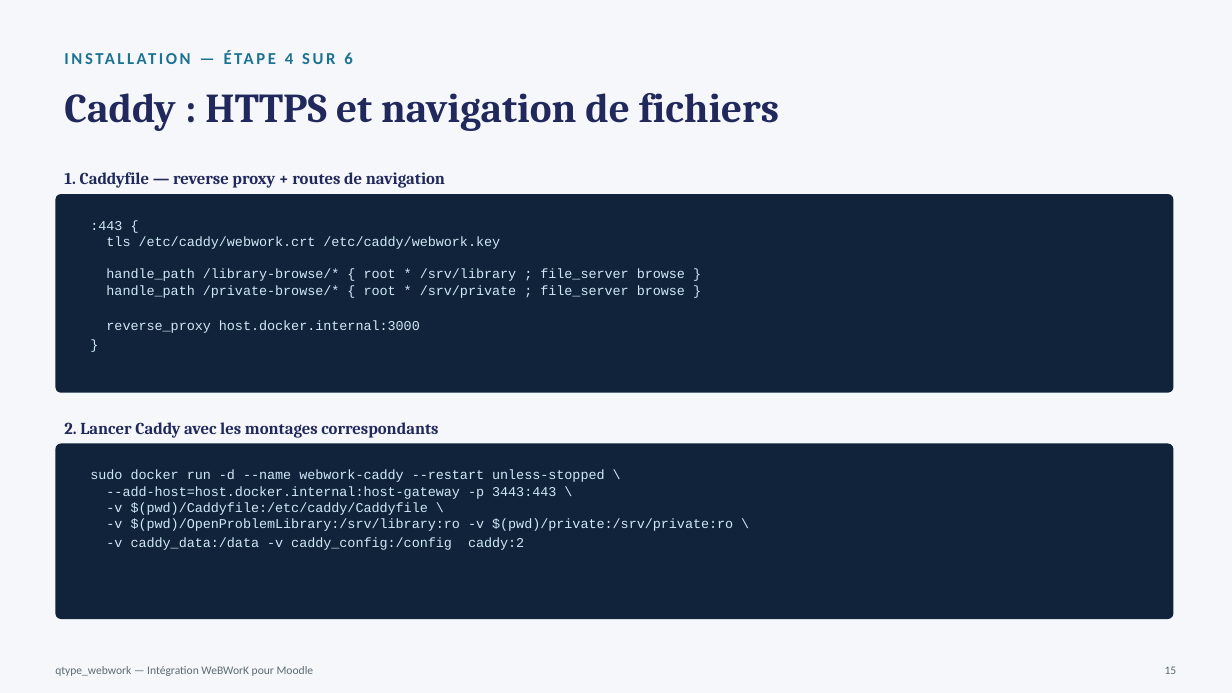
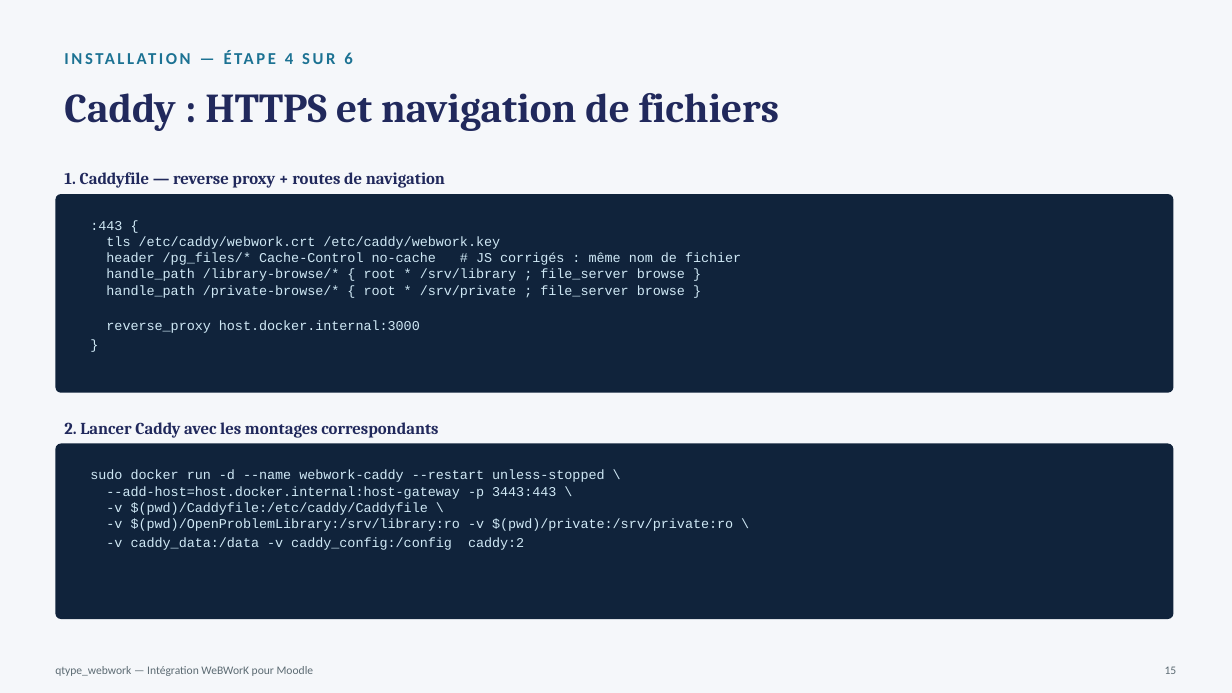
Before and after one commit to JonathanDesaulniers2/moodle-qtype_webwork, a slide deck: slide 15 of docs/qtype_webwork_presentation.pptx. Drawn at 1232x693 pixels with LibreOffice and Linux fonts; fonts in the diff are those of the drawing. Boxes give left, top, right and bottom in pixels: in the first picture for what was removed or moved away, otherwise in the second. Text is boxed around its words. In the diff, an @@ line names an element or a change of style, - is before the commit and + after.

Commit message:
Présentation : validation Moodle 5.3 (nouvelle diapo 21), chaîne intl/fr, catalogue du renderer, Cache-Control, MathView

```diff
--- a/docs/qtype_webwork_presentation.pptx
+++ b/docs/qtype_webwork_presentation.pptx
@@ text at (90,221,741,333): text changed @@
-:443 {
-tls /etc/caddy/webwork.crt /etc/caddy/webwork.key
-handle_path /library-browse/* { root * /srv/library ; file_server browse }
-handle_path /private-browse/* { root * /srv/private ; file_server browse }
-reverse_proxy host.docker.internal:3000
+:443 {
+tls /etc/caddy/webwork.crt /etc/caddy/webwork.key
+header /pg_files/* Cache-Control no-cache # JS corrigés : même nom de fichier
+handle_path /library-browse/* { root * /srv/library ; file_server browse }
+handle_path /private-browse/* { root * /srv/private ; file_server browse }
+reverse_proxy host.docker.internal:3000
```
Also in this commit, not shown: 5 other slides changed, 1 slide added.
